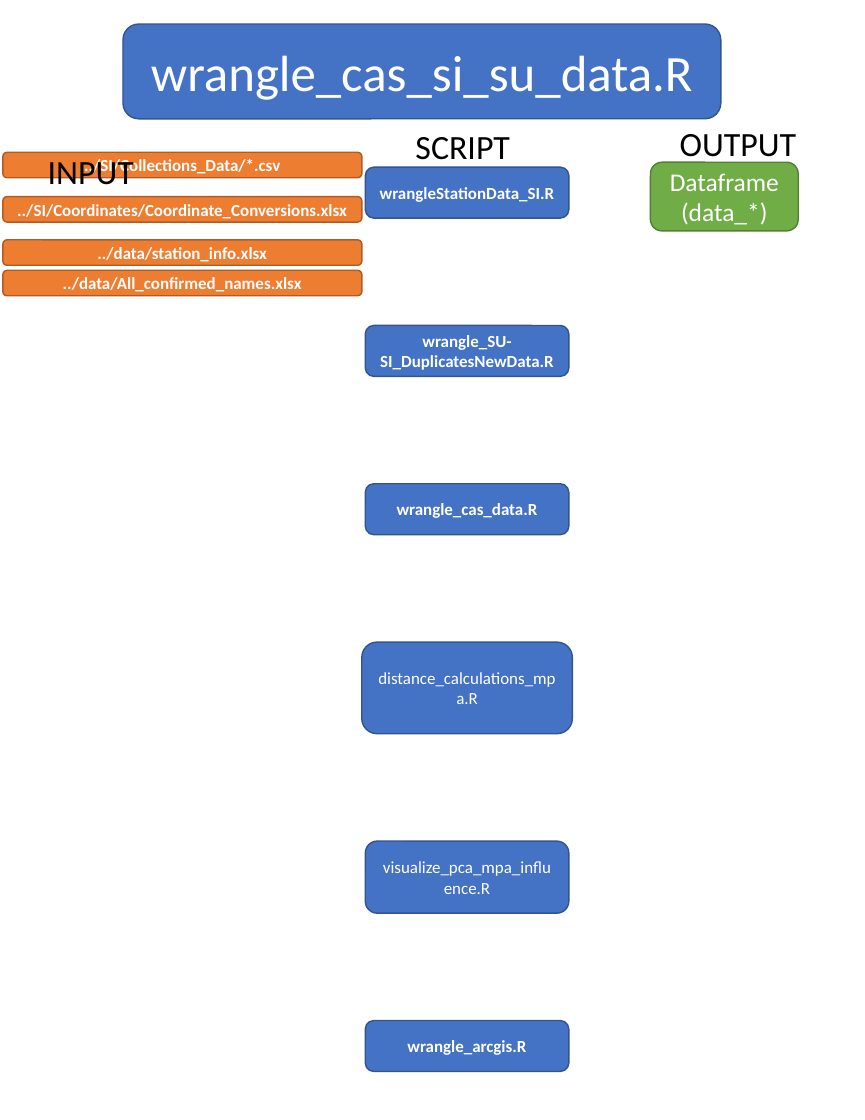
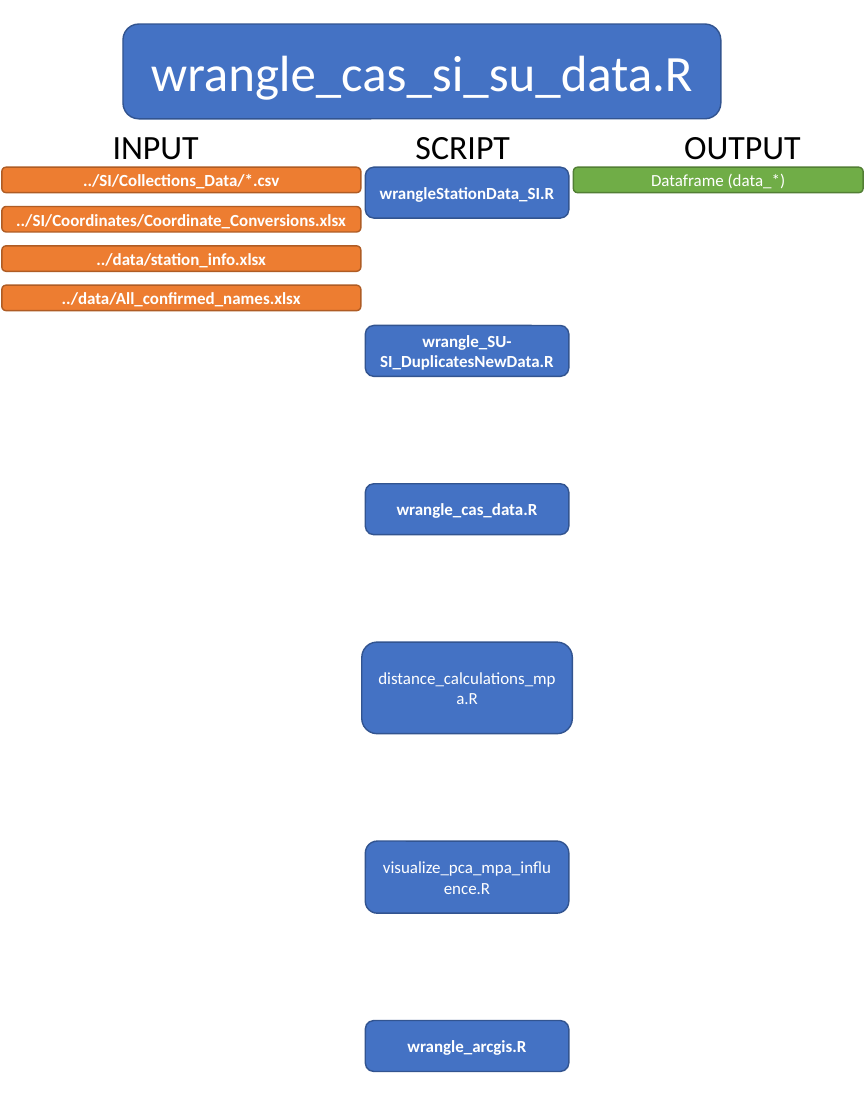
Before and after one commit to philippinespire/fish_biodiversity, a slide deck: slide 3 of scripts/flowchart_scripts.pptx. Drawn at 865x1120 pixels with LibreOffice and Linux fonts; fonts in the diff are those of the drawing. Boxes give left, top, right and bottom in pixels: in the first picture for what was removed or moved away, otherwise in the second. Text is boxed around its words. In the diff, an @@ line names an element or a change of style, - is before the commit and + after.

Commit message:
ppt

```diff
--- a/scripts/flowchart_scripts.pptx
+++ b/scripts/flowchart_scripts.pptx
@@ text "INPUT": place and size @@
-text "INPUT" at <box>48,159,134,192</box>
+text "INPUT" at <box>113,137,199,167</box>
@@ text "OUTPUT": place and size @@
-text "OUTPUT" at <box>680,134,797,164</box>
+text "OUTPUT" at <box>684,137,801,168</box>
@@ rounded rectangle "../SI/Collections_Data/*.csv": place and size @@
-rounded rectangle "../SI/Collections_Data/*.csv" at <box>3,153,362,178</box>
+rounded rectangle "../SI/Collections_Data/*.csv" at <box>2,167,361,192</box>
@@ rounded rectangle "Dataframe (data_*)": place and size @@
-rounded rectangle "Dataframe (data_*)" at <box>650,162,798,230</box>
+rounded rectangle "Dataframe (data_*)" at <box>573,167,863,192</box>
@@ rounded rectangle "Dataframe (data_*)" at <box>573,167,863,192</box>: size 18 to 12 pt @@
@@ rounded rectangle "../SI/Coordinates/Coordinate_Conversions.xlsx": place and size @@
-rounded rectangle "../SI/Coordinates/Coordinate_Conversions.xlsx" at <box>3,196,362,222</box>
+rounded rectangle "../SI/Coordinates/Coordinate_Conversions.xlsx" at <box>2,207,361,232</box>
@@ rounded rectangle "../data/station_info.xlsx": place and size @@
-rounded rectangle "../data/station_info.xlsx" at <box>3,240,362,266</box>
+rounded rectangle "../data/station_info.xlsx" at <box>2,245,361,271</box>
@@ rounded rectangle "../data/All_confirmed_names.xlsx": place and size @@
-rounded rectangle "../data/All_confirmed_names.xlsx" at <box>3,270,362,295</box>
+rounded rectangle "../data/All_confirmed_names.xlsx" at <box>2,285,361,310</box>
```
